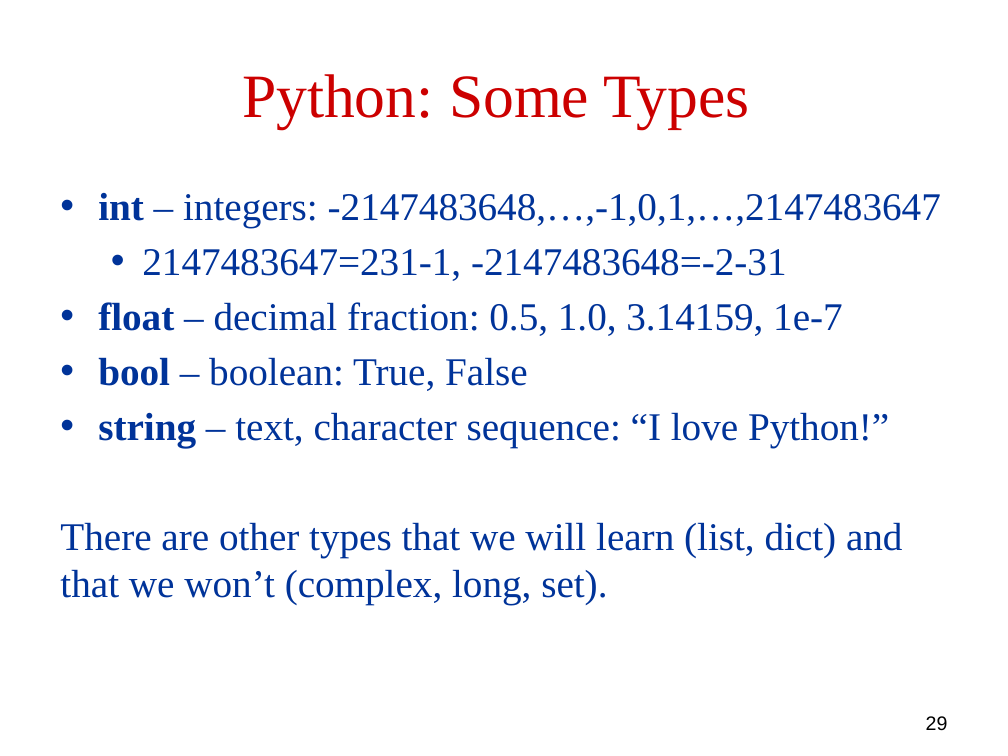
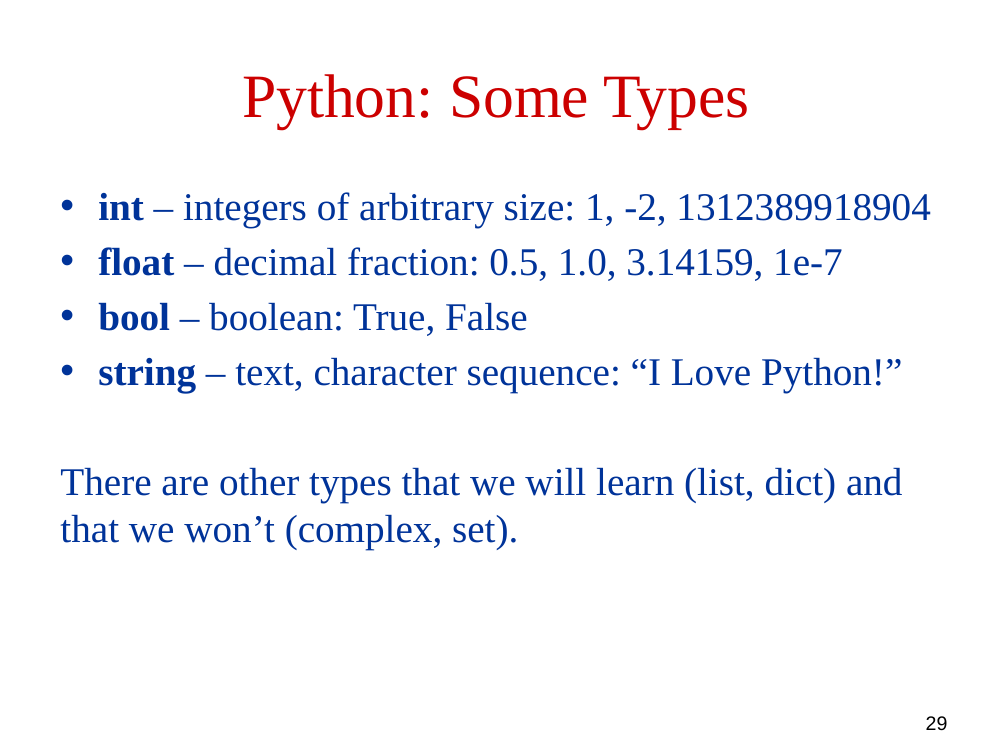
Before and after one commit to robintux/gip, a slide deck: slide 29 of Sessions/1/gip1.pptx. Drawn at 1008x756 pixels with LibreOffice and Linux fonts; fonts in the diff are those of the drawing. Boxes give left, top, right and bottom in pixels: in the first picture for what was removed or moved away, otherwise in the second. Text is boxed around its words. In the diff, an @@ line names an element or a change of style, - is before the commit and + after.

```diff
--- a/Sessions/1/gip1.pptx
+++ b/Sessions/1/gip1.pptx
@@ text at [98, 192, 931, 228]: text changed @@
-• int – integers: -2147483648,…,-1,0,1,…,2147483647
-  • 2147483647=231-1, -2147483648=-2-31
+• int – integers of arbitrary size: 1, -2, 1312389918904
@@ text at [60, 357, 903, 549]: text changed @@
-• string – text, character sequence: “I love Python!”
-There are other types that we will learn (list, dict) and that we won’t (complex, long, set).
+• string – text, character sequence: “I Love Python!”
+There are other types that we will learn (list, dict) and that we won’t (complex, set).
```
Also in this commit, not shown: 8 other slides changed.
